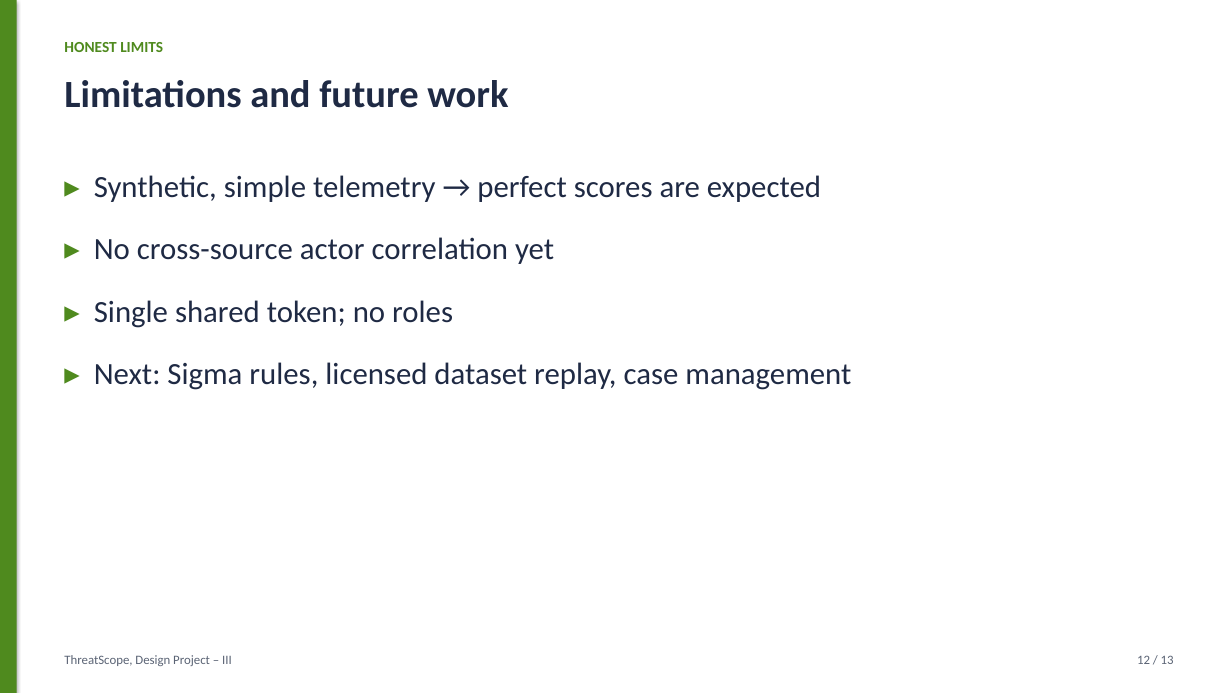
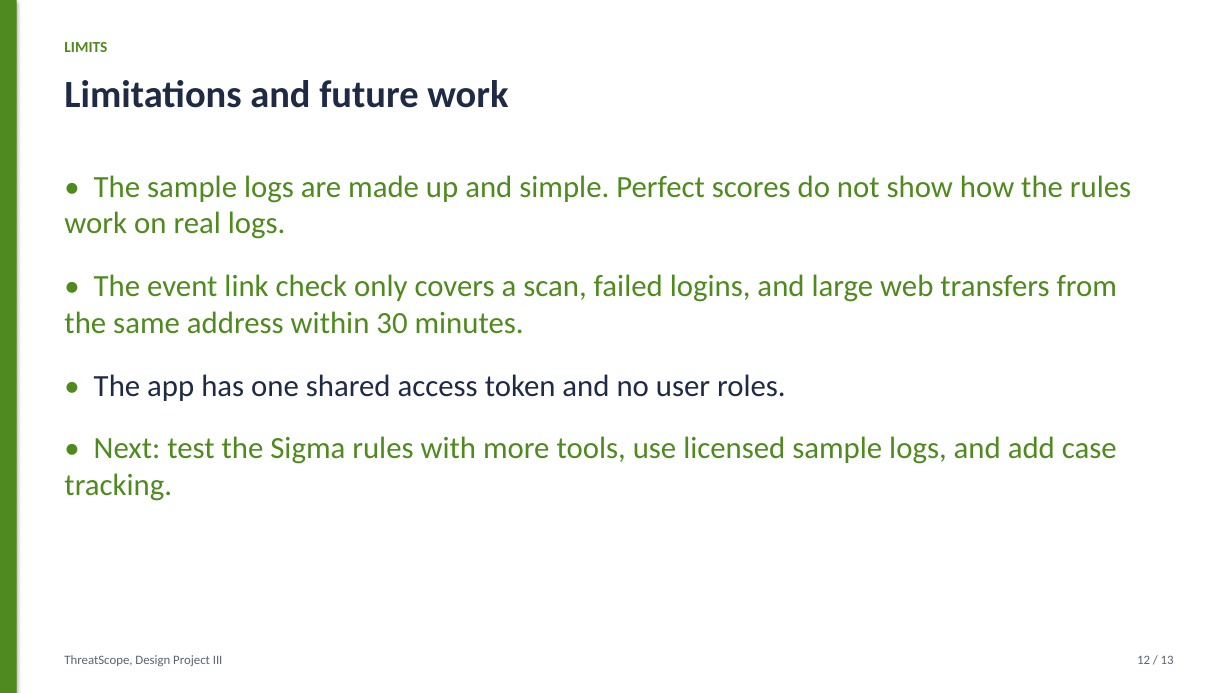
Before and after one commit to harshacreate/ThreatScope, a slide deck: slide 12 of report/ThreatScope_Presentation.pptx. Drawn at 1232x693 pixels with LibreOffice and Linux fonts; fonts in the diff are those of the drawing. Boxes give left, top, right and bottom in pixels: in the first picture for what was removed or moved away, otherwise in the second. Text is boxed around its words. In the diff, an @@ line names an element or a change of style, - is before the commit and + after.

```diff
--- a/report/ThreatScope_Presentation.pptx
+++ b/report/ThreatScope_Presentation.pptx
@@ text at box(64, 42, 107, 52): text changed @@
-HONEST LIMITS
+LIMITS
@@ text at box(64, 175, 1131, 501): text changed; text colour #1F2A44 to #4F8A1E @@
-▸ Synthetic, simple telemetry → perfect scores are expected
-▸ No cross-source actor correlation yet
-▸ Single shared token; no roles
-▸ Next: Sigma rules, licensed dataset replay, case management
+• The sample logs are made up and simple. Perfect scores do not show how the rules work on real logs.
+• The event link check only covers a scan, failed logins, and large web transfers from the same address within 30 minutes.
+• The app has one shared access token and no user roles.
+• Next: test the Sigma rules with more tools, use licensed sample logs, and add case tracking.
@@ text at box(64, 655, 223, 666): text changed @@
-ThreatScope, Design Project – III
+ThreatScope, Design Project III
```
Also in this commit, not shown: 12 other slides changed, 17 other files.
